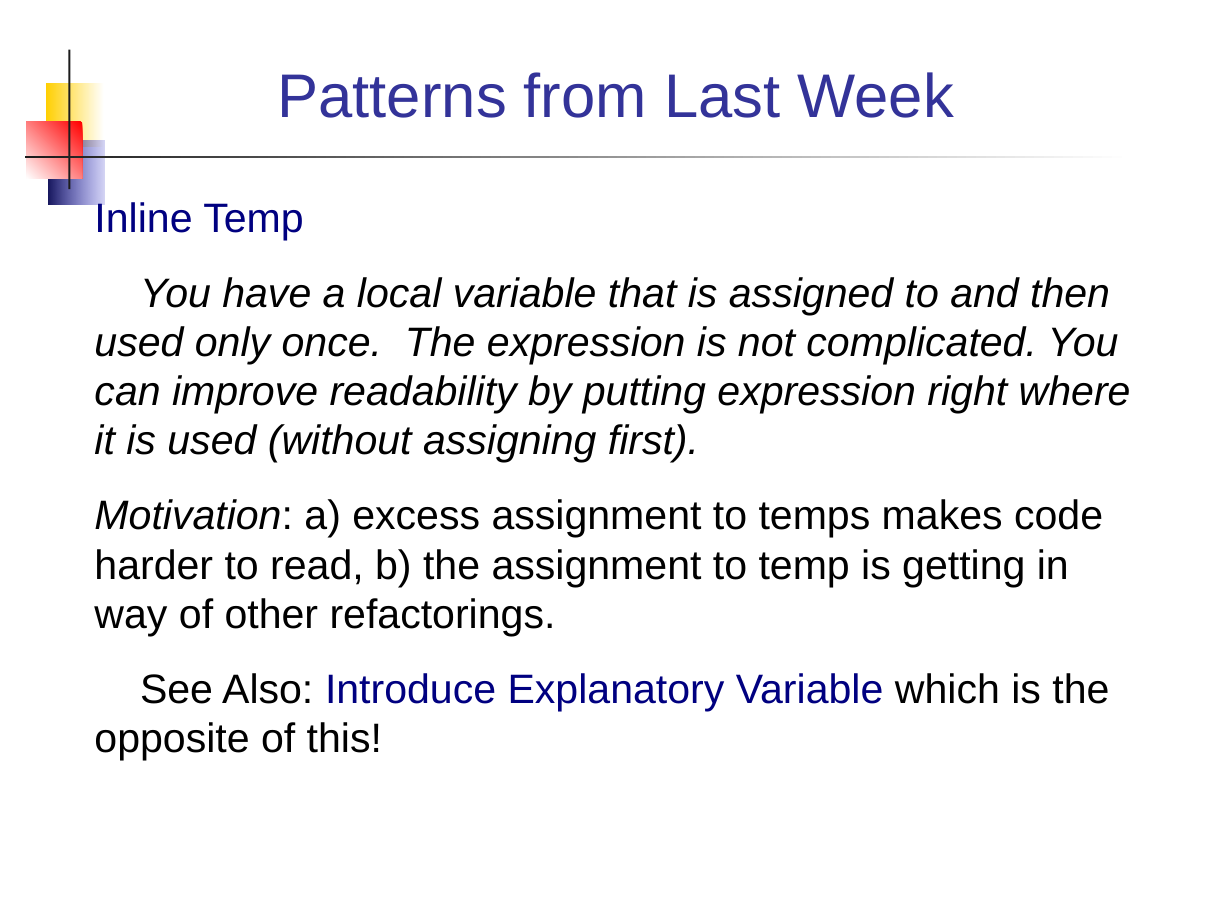
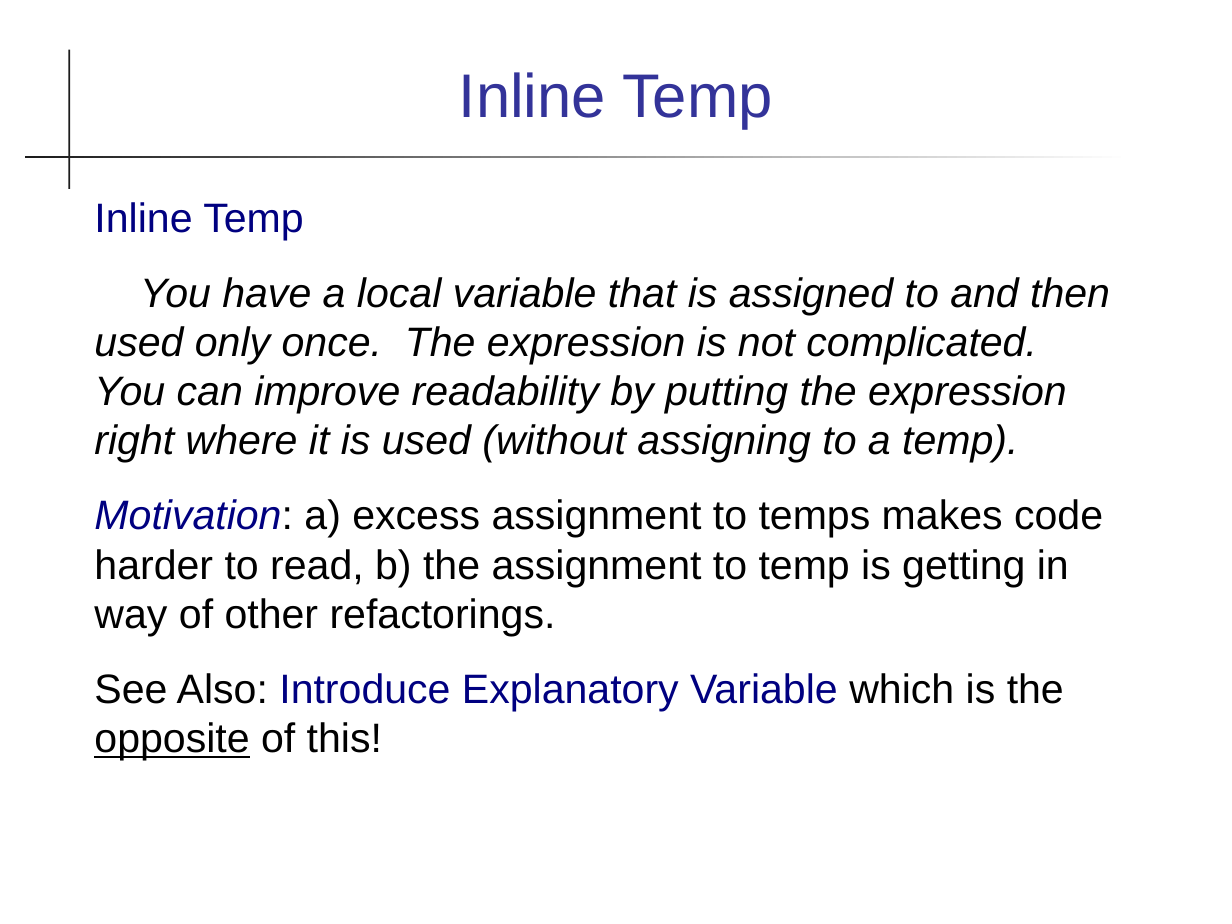
Before and after one commit to cpske/ISP, a slide deck: slide 3 of refactoring/Refactoring-Patterns.ppt. Drawn at 1232x924 pixels with LibreOffice and Linux fonts; fonts in the diff are those of the drawing. Boxes give left, top, right and bottom in pixels: in the first picture for what was removed or moved away, otherwise in the second. Text is boxed around its words. In the diff, an @@ line names an element or a change of style, - is before the commit and + after.

Commit message:
add refactoring patterns slides

```diff
--- a/refactoring/Refactoring-Patterns.ppt
+++ b/refactoring/Refactoring-Patterns.ppt
@@ rectangle removed at (x1=46, y1=83, x2=103, y2=147) @@
@@ title at (x1=459, y1=72, x2=773, y2=129): text changed @@
-Patterns from Last Week
+Inline Temp
@@ rectangle removed at (x1=27, y1=122, x2=83, y2=179) @@
@@ rectangle removed at (x1=48, y1=140, x2=103, y2=205) @@
@@ text at (x1=94, y1=277, x2=1110, y2=463): text changed @@
-You have a local variable that is assigned to and then used only once. The expression is not complicated. You can improve readability by putting expression right where it is used (without assigning first).
+You have a local variable that is assigned to and then used only once. The expression is not complicated.
+You can improve readability by putting the expression right where it is used (without assigning to a temp).
@@ text at (x1=94, y1=499, x2=1103, y2=761): text colour #000000 to #000080 in "Motivation:"; underline on in "opposite" @@
```
Also in this commit, not shown: 15 other slides changed, 2 slides added, 2 other files.
